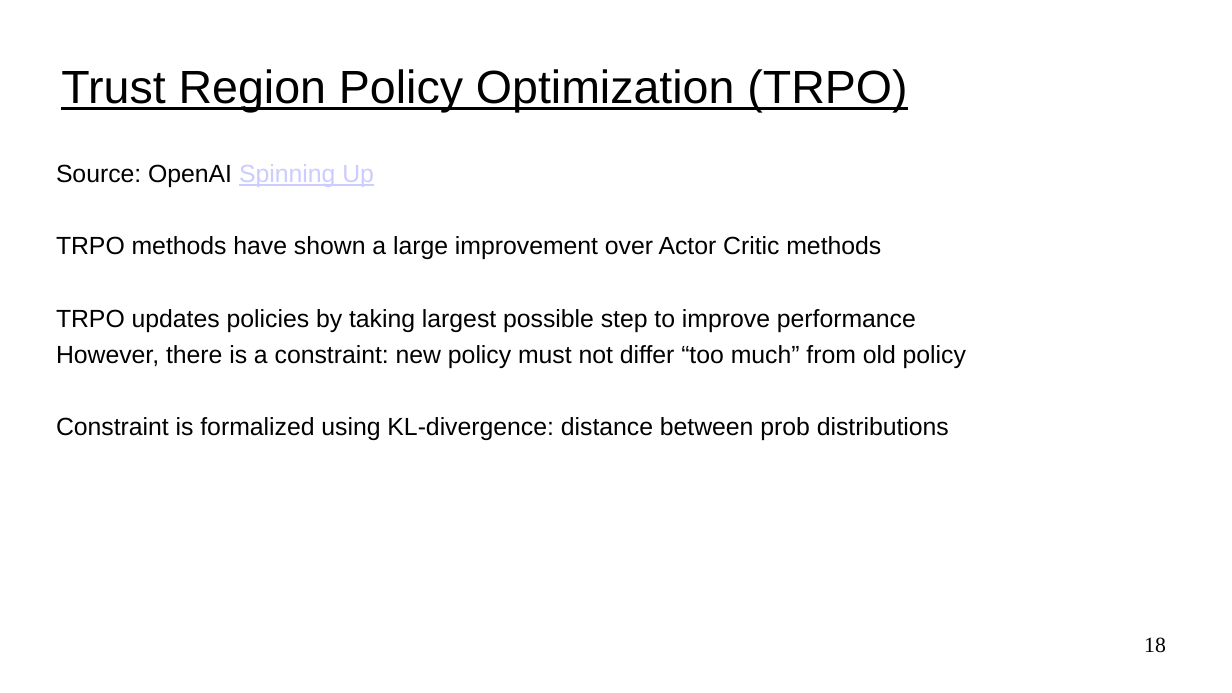
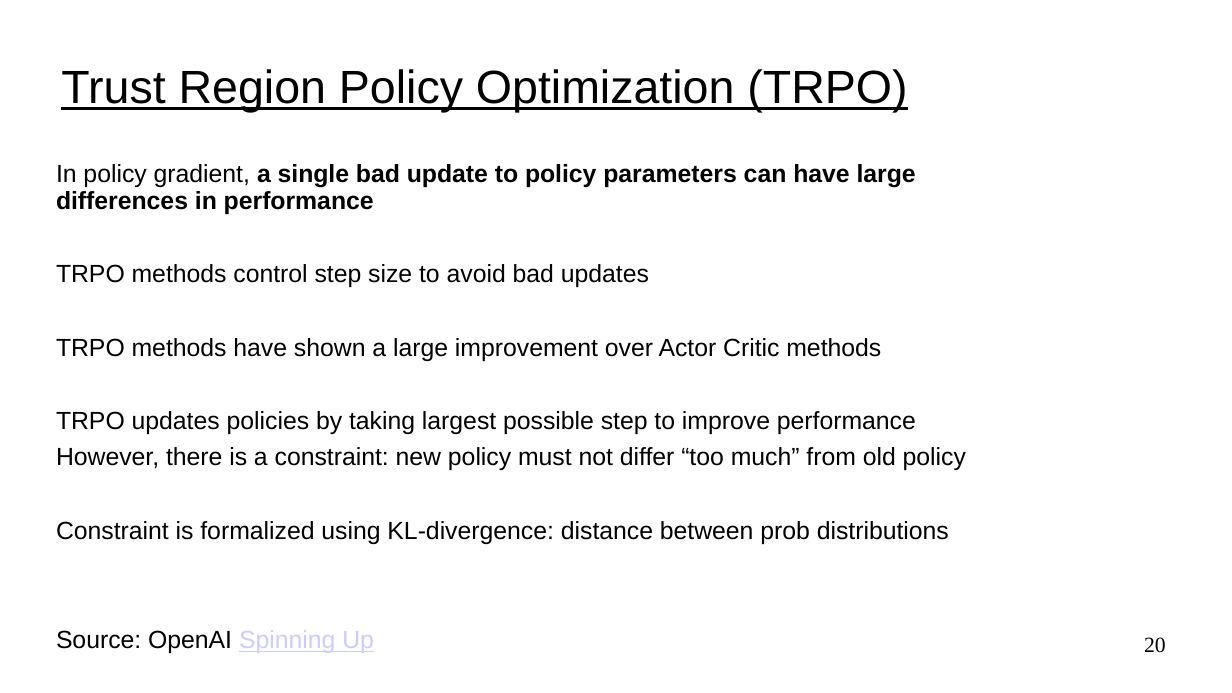
Before and after one commit to UVADS/reinforcement_learning, a slide deck: slide 20 of 08_policy_gradients_extensions/policy_gradients_extensions.ppt (slide 18 before the commit). Drawn at 1232x693 pixels with LibreOffice and Linux fonts; fonts in the diff are those of the drawing. Boxes give left, top, right and bottom in pixels: in the first picture for what was removed or moved away, otherwise in the second. Text is boxed around its words. In the diff, an @@ line names an element or a change of style, - is before the commit and + after.

```diff
--- a/08_policy_gradients_extensions/policy_gradients_extensions.ppt
+++ b/08_policy_gradients_extensions/policy_gradients_extensions.ppt
@@ text at [56, 164, 916, 287]: text changed; bold on @@
-Source: OpenAI Spinning Up
+In policy gradient, a single bad update to policy parameters can have large differences in performance
+TRPO methods control step size to avoid bad updates
@@ text at [56, 630, 374, 653]: paragraph added @@
+Source: OpenAI Spinning Up
@@ page number at [1144, 637, 1166, 653]: text changed @@
-18
+20
```
Also in this commit, not shown: 7 other slides changed, 7 slides added.
